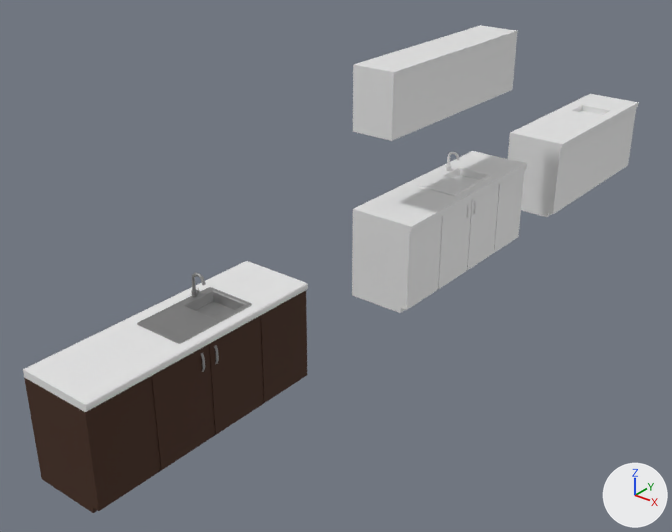
Two versions of the FBX model GrandmaGame/Assets/Kitchen counter.fbx, one commit apart.
Before and after are seen from a 50 mm camera at (4.29, -6.97, 3.98) aimed at (-0.41, -1.09, 0.33). Lighting does not change. The marker at lower right points along +X, +Y and +Z. The first picture is the older version. Where no turn or scale is listed for an object, it has been applied to the vertices.

Script lines for the objects in view, before the commit:
```python
ob_actual_counter = bpy.data.objects.new('actual counter', me_cube_001)
ob_actual_counter.location = (0.0, 0.0, 0.458)
ob_actual_counter_001 = bpy.data.objects.new('actual counter.001', me_cube_008)
ob_actual_counter_001.location = (0.0, 2.768, 0.458)
ob_actual_counter_002 = bpy.data.objects.new('actual counter.002', me_cube_007)
ob_actual_counter_002.location = (0.223, -3.314, 0.65)
ob_counter = bpy.data.objects.new('counter', me_cube)
ob_counter.location = (-0.106, 0.0, 1.865)
ob_cube = bpy.data.objects.new('Cube', me_cube_002)
ob_cube.location = (-0.08, 0.319, 0.949)
ob_cube_001 = bpy.data.objects.new('Cube.001', me_cube_003)
ob_cube_001.location = (-0.172, 0.364, 0.918)
ob_cube_003 = bpy.data.objects.new('Cube.003', me_cube_006)
ob_cube_003.location = (-0.08, -3.016, 0.949)
ob_plane = bpy.data.objects.new('Plane', me_plane)
ob_plane.location = (0.297, 0.062, 0.712)
```
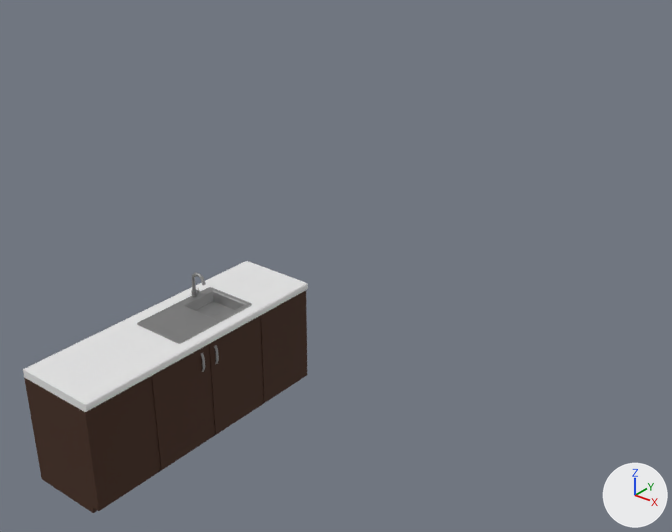
Not visible in the pictures: 'Cube.001'.

The newer file is also turned or shifted as a whole; pictures and numbers use the older file's frame.

Where the change shows, as pixel boxes [x1, y1, x2, y2] in the pictures (672 x 532 px):
'actual counter', deleted: before [352, 151, 527, 313]
'counter', deleted: before [353, 25, 517, 141]
'actual counter.001', deleted: before [508, 94, 639, 217]
'Cube', deleted: before [417, 152, 493, 196]
'Plane', deleted: before [467, 200, 477, 219]

Edits to the bpy script that builds the scene:
```text
Change mat_material_001:
    mat_material_001.base_color: (0.264, 0.264, 0.264) -> (0.0548, 0.0194, 0.00737)  # grey #8c8c8c -> brown #422615
    mat_material_001.roughness: 0.5 -> 0.841
Remove ob_cube_001:
    ob_cube_001 = bpy.data.objects.new('Cube.001', me_cube_003)
    ob_cube_001.location = (-0.172, 0.364, 0.918)
Remove ob_plane:
    ob_plane = bpy.data.objects.new('Plane', me_plane)
    ob_plane.location = (0.297, 0.062, 0.712)
Remove ob_actual_counter_001:
    ob_actual_counter_001 = bpy.data.objects.new('actual counter.001', me_cube_008)
    ob_actual_counter_001.location = (0.0, 2.768, 0.458)
Remove ob_counter:
    ob_counter = bpy.data.objects.new('counter', me_cube)
    ob_counter.location = (-0.106, 0.0, 1.865)
Remove ob_cube:
    ob_cube = bpy.data.objects.new('Cube', me_cube_002)
    ob_cube.location = (-0.08, 0.319, 0.949)
Remove ob_actual_counter:
    ob_actual_counter = bpy.data.objects.new('actual counter', me_cube_001)
    ob_actual_counter.location = (0.0, 0.0, 0.458)
```
